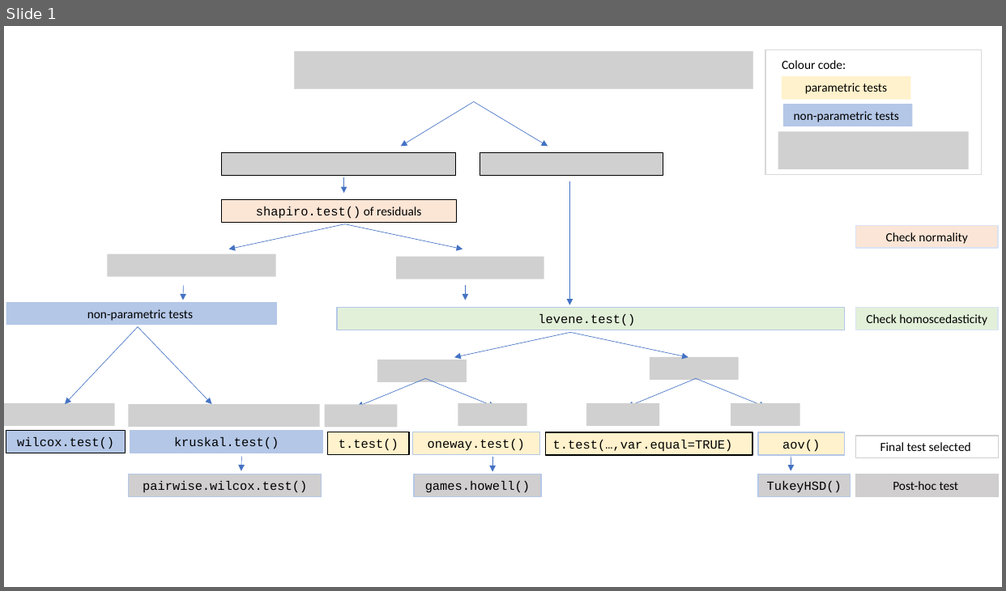
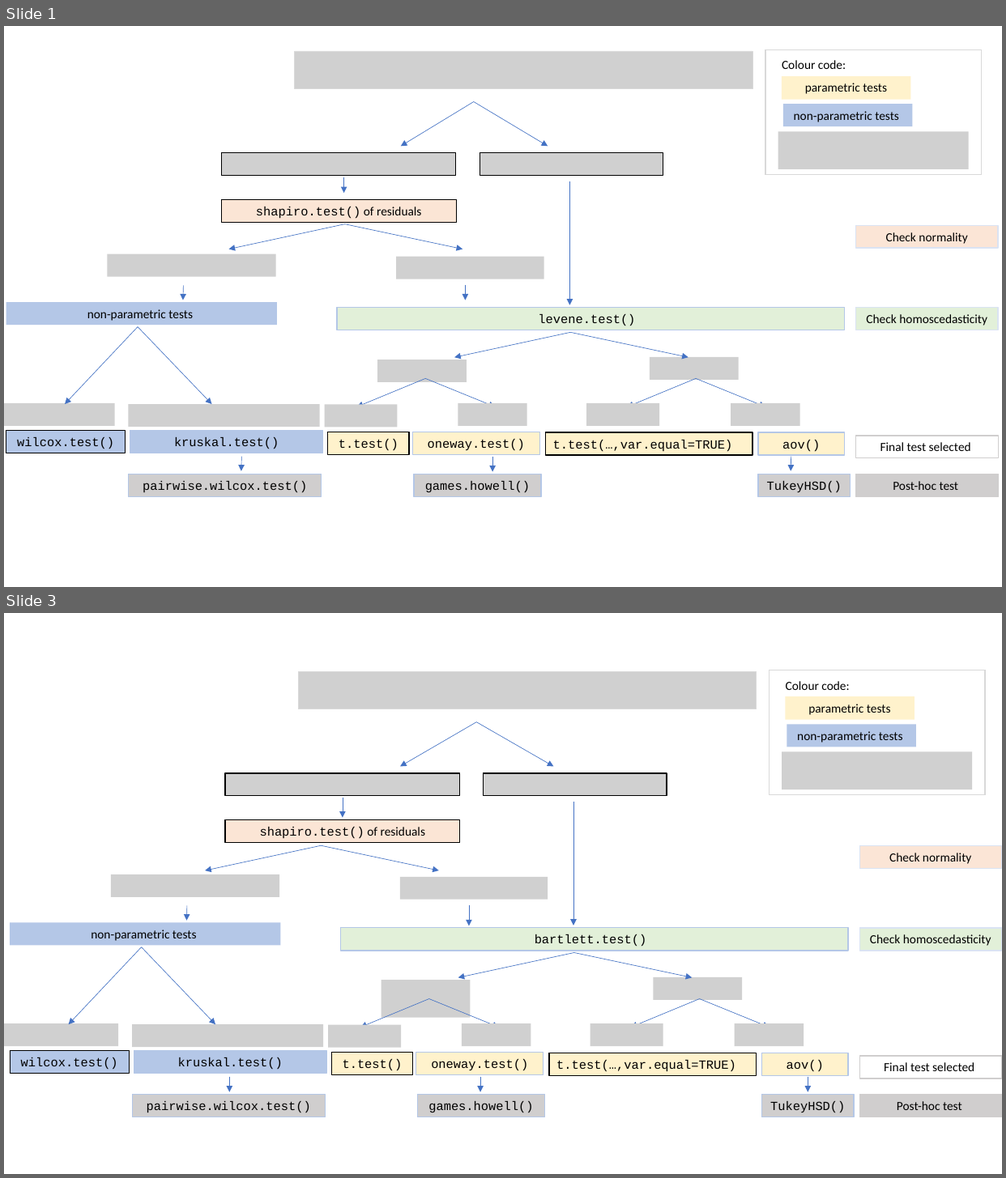
Before and after one commit to shhschilling/visStatistics, a slide deck: vignettes/figures/decision_tree.pptx. Shown one above the other, each under a label of ours: slide 1 before the commit, slides 1 and 3 after it; the slides between them are not shown. The pictures are 1006x591 and 1006x1178 pixels, drawn with LibreOffice and Linux fonts; fonts in the diff are those of the drawing; grey boxes stand for pictures. Boxes give left, top, right and bottom in pixels: in the first picture for what was removed or moved away, otherwise in the second. Text is boxed around its words. In the diff, an @@ line names an element or a change of style, - is before the commit and + after.

```diff
--- a/vignettes/figures/decision_tree.pptx
+++ b/vignettes/figures/decision_tree.pptx
@@ slide 3 added at [4,613,1002,1174], background #FFFFFF @@
@@ group added at [4,670,1002,1118]: 19 rectangles, 19 arrows, 14 pictures, 1 text @@
+shapiro.test() of residuals
+Check normality
+wilcox.test()
+kruskal.test()
+oneway.test()
+aov()
+TukeyHSD()
+pairwise.wilcox.test()
+t.test(…,var.equal=TRUE)
+Post-hoc test
+Final test selected
+Check homoscedasticity
+games.howell()
+bartlett.test()
+t.test()
+parametric tests
+Colour code:
+non-parametric tests
+non-parametric tests
```
Also in this commit, not shown: 1 slide changed, 18 other files.
